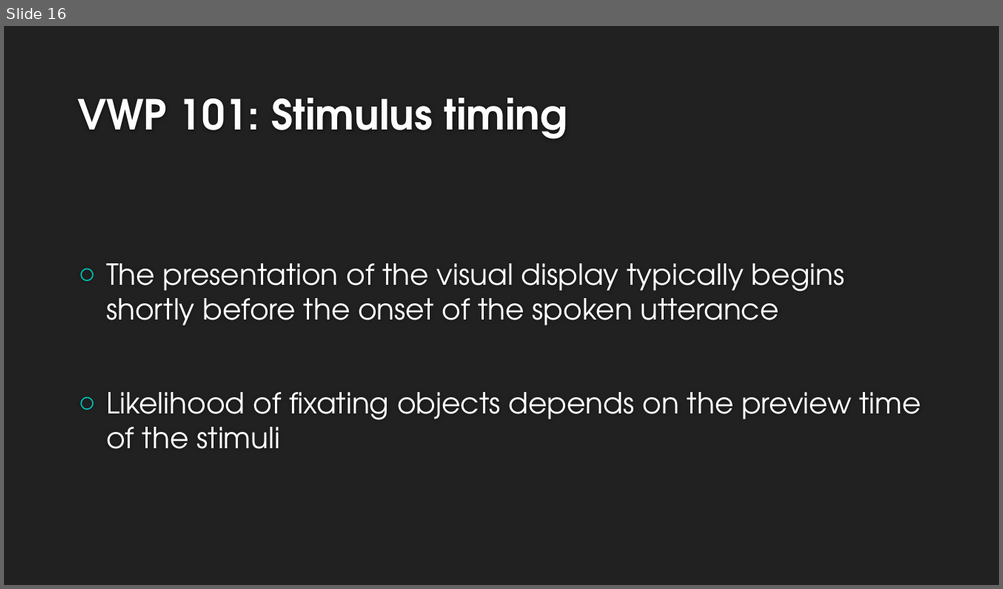
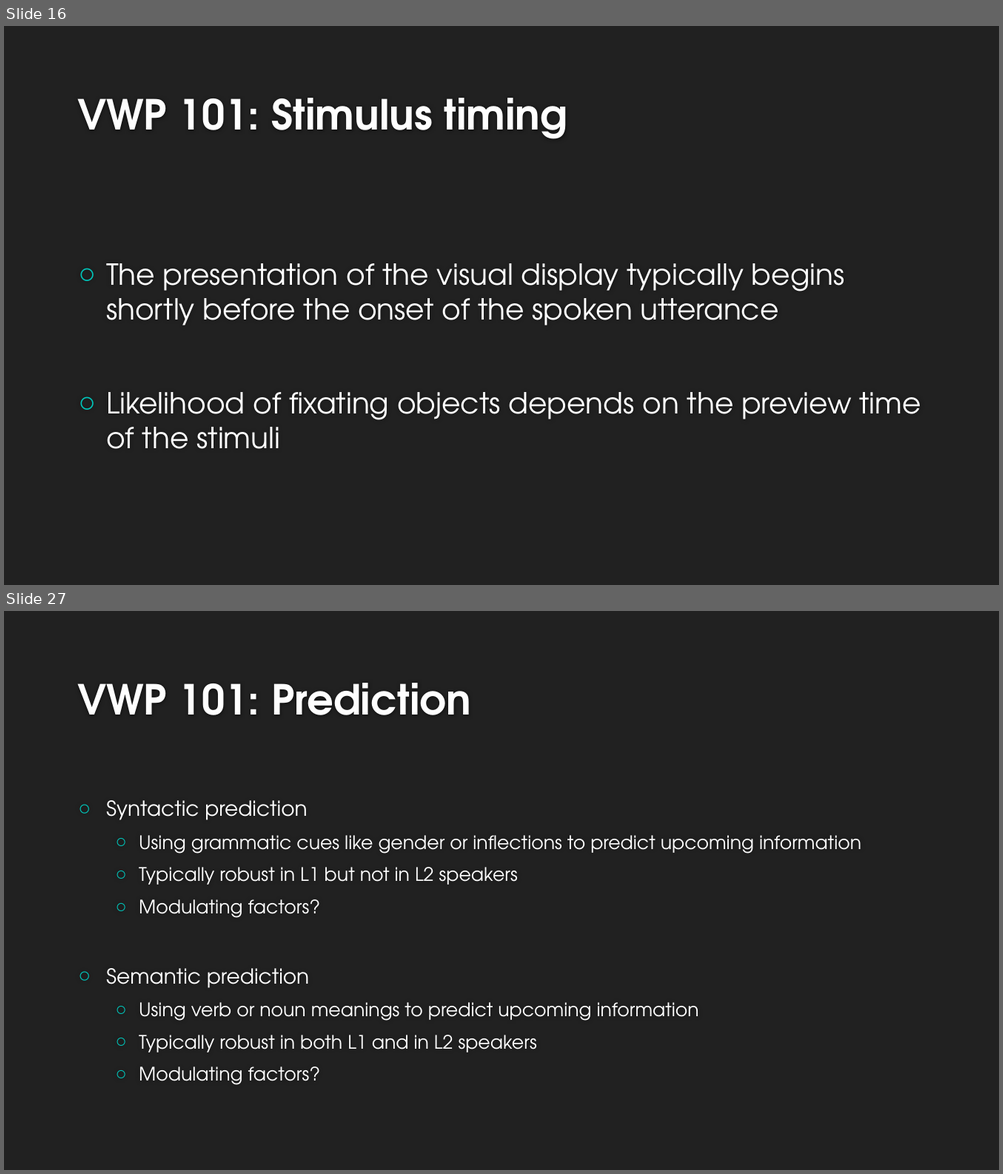
Before and after one commit to allisoct/ETLR23-24, a slide deck: slides/Day3.pptx. Shown one above the other, each under a label of ours: slide 16 before the commit, slides 16 and 27 after it; the slides between them are not shown. The pictures are 1003x589 and 1003x1174 pixels, drawn with LibreOffice and Linux fonts; fonts in the diff are those of the drawing; background and template pictures are left out. Boxes give left, top, right and bottom in pixels: in the first picture for what was removed or moved away, otherwise in the second. Text is boxed around its words. In the diff, an @@ line names an element or a change of style, - is before the commit and + after.

```diff
--- a/slides/Day3.pptx
+++ b/slides/Day3.pptx
@@ slide 27 added at [4, 611, 999, 1170], background #212121 @@
@@ title added at [77, 683, 471, 715], 40 pt, text #FEFEFE, bold @@
+VWP 101: Prediction
@@ text added at [106, 800, 861, 1085], 18 pt, text #FFFFFF @@
+○ Syntactic prediction
+  ○ Using grammatic cues like gender or inflections to predict upcoming information
+  ○ Typically robust in L1 but not in L2 speakers
+  ○ Modulating factors?
+○ Semantic prediction
+  ○ Using verb or noun meanings to predict upcoming information
+  ○ Typically robust in both L1 and in L2 speakers
+  ○ Modulating factors?
```
Also in this commit, not shown: 2 slides changed, 15 other slides added, 1 slide removed.
